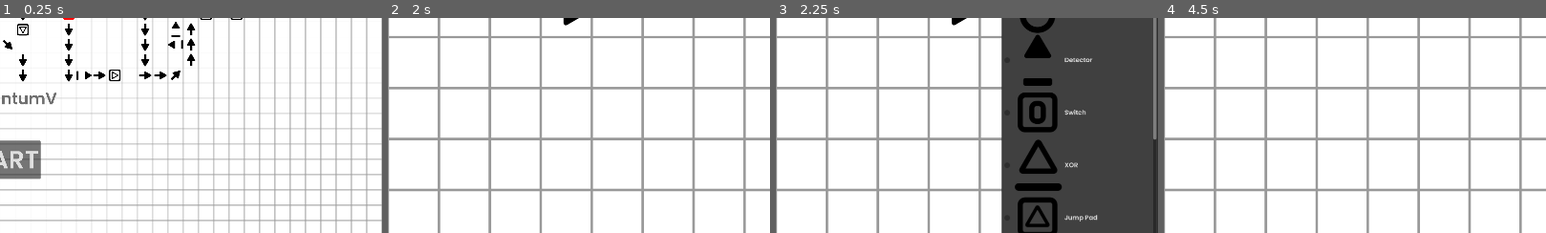
Above: before the commit, frames 1-4 (left to right).
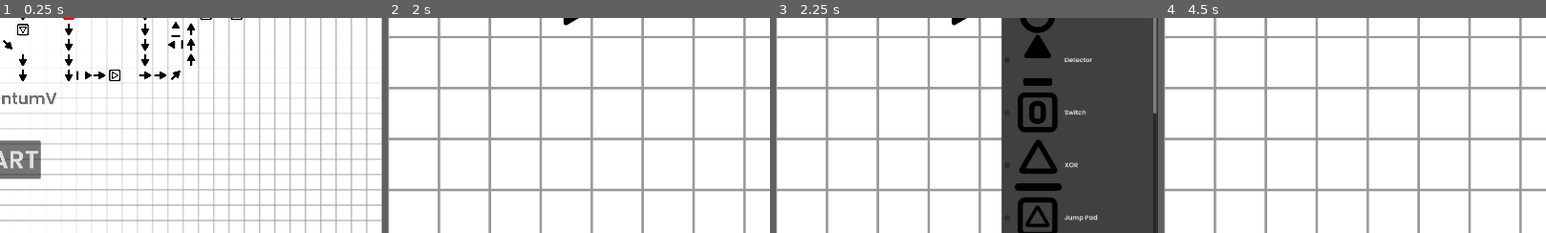
Above: after the commit, the same moments.

Repository: QuantumV2/SignalWorld
Game: Godot game, scene res://Scenes/TitleScreen.tscn
Same seed, same stepped clock (60 frames per second), same inputs: the game is played once before the commit and once after it.
Inputs (mouse positions are % of the whole screen's width and height, from its top left):
- Up to frame 1 (0.25 s): no input
- Up to frame 2 (2 s): click "START" at 0.5 s; tap Enter (enter) at 1.25 s; move the mouse to (72, 45) at 1.27 s; hold D (right) from 1.28 s (still down); hold Enter (enter) from 1.28 s (still down); click (72, 45) at 1.42 s
- Up to frame 3 (2.25 s): release D (right) at 2 s; release Enter (enter) at 2 s; click "Wire" at 2 s
- Up to frame 4 (4.5 s): click "Right" at 2.75 s; click "Generator" at 3.5 s; click "! Clear Grid !" at 4.25 s
The pictures show only the part of the screen within x 50-100%, y 46-96%; the shares and areas given below are measured in that part.

Frames 1-2 are identical in both runs. In frame 3, 0.1% of the frame differs, in the area x 98-100%, y 44-57%; in frame 4, nothing differs.

Commit message:
add flow cell (directionless cell)

Diff:
--- a/Images/tileset.svg
+++ b/Images/tileset.svg
@@ -28,9 +28,9 @@
    inkscape:pagecheckerboard="0"
    inkscape:deskcolor="#d1d1d1"
    showgrid="true"
-   inkscape:zoom="2.2677135"
-   inkscape:cx="273.84412"
-   inkscape:cy="245.84234"
+   inkscape:zoom="0.1767767"
+   inkscape:cx="-1510.3801"
+   inkscape:cy="-828.72914"
    inkscape:window-width="1920"
    inkscape:window-height="1017"
    inkscape:window-x="-8"
@@ -223,4 +223,100 @@
    d="m 195.4,344.8 c 3.6,-8.8 10.6,-13.2 21.2,-13.2 6.2,0 11.1,1.4 14.7,4.1 3.6,2.7 5.3,6.4 5.3,11.1 0,2.2 -0.5,4.2 -1 …(786 unchanged characters)…
    id="path20" />
 </g>
-</svg>
+<rect
+   style="fill:#000000;stroke:none;stroke-width:0.942396;stroke-opacity:0"
+   id="rect1"
+   width="94.914482"
+   height="15.868055"
+   x="586.6275"
+   y="-410.45737"
+   ry="7.9340277"
+   transform="matrix(0.70629793,0.70791471,-0.70629793,0.70791471,0,0)" /><rect
+   style="fill:#000000;stroke:none;stroke-width:0.942396;stroke-opacity:0"
+   id="rect1-3"
+   width="94.914482"
+   height="15.868055"
+   x="-410.26263"
+   y="586.47327"
+   ry="7.9340277"
+   transform="matrix(-0.70629793,0.70791471,0.70629793,0.70791471,0,0)" /><rect
+   style="fill:#000000;stroke:none;stroke-width:0.942396;stroke-opacity:0"
+   id="rect1-6"
+   width="94.914482"
+   height="15.868055"
+   x="315.25012"
+   y="-681.53229"
+   ry="7.9340277"
+   transform="matrix(0.70629793,-0.70791471,-0.70629793,-0.70791471,0,0)" /><rect
+   style="fill:#000000;stroke:none;stroke-width:0.942396;stroke-opacity:0"
+   id="rect1-3-5"
+   width="94.914482"
+   height="15.868055"
+   x="-681.33752"
+   y="315.09583"
+   ry="7.9340277"
+   transform="matrix(-0.70629793,-0.70791471,0.70629793,-0.70791471,0,0)" /><rect
+   style="fill:#000000;stroke:none;stroke-width:0.942396;stroke-opacity:0"
+   id="rect1-3-0"
+   width="94.914482"
+   height="15.868055"
+   x="-333.79355"
+   y="510.00934"
+   ry="7.9340277"
+   transform="matrix(-0.70629793,0.70791471,0.70629793,0.70791471,0,0)" /><rect
+   style="fill:#000000;stroke:none;stroke-width:0.942396;stroke-opacity:0"
+   id="rect1-3-5-4"
+   width="94.914482"
+   height="15.868055"
+   x="-604.8736"
+   y="238.62674"
+   ry="7.9340277"
+   transform="matrix(-0.70629793,-0.70791471,0.70629793,-0.70791471,0,0)" /><rect
+   style="fill:#000000;stroke:none;stroke-width:0.942396;stroke-opacity:0"
+   id="rect1-8-92"
+   width="94.914482"
+   height="15.868055"
+   x="663.06458"
+   y="-486.92892"
+   ry="7.9340277"
+   transform="matrix(0.70629793,0.70791471,-0.70629793,0.70791471,0,0)" /><rect
+   style="fill:#000000;stroke:none;stroke-width:0.942396;stroke-opacity:0"
+   id="rect1-6-3-43"
+   width="94.914482"
+   height="15.868055"
+   x="391.72165"
+   y="-757.96936"
+   ry="7.9340277"
+   transform="matrix(0.70629793,-0.70791471,-0.70629793,-0.70791471,0,0)" /><rect
+   style="fill:#000000;stroke:none;stroke-width:0.942396;stroke-opacity:0"
+   id="rect1-8-9"
+   width="94.914482"
+   height="15.868055"
+   x="510.48721"
+   y="-486.89975"
+   ry="7.9340277"
+   transform="matrix(0.70629793,0.70791471,-0.70629793,0.70791471,0,0)" /><rect
+   style="fill:#000000;stroke:none;stroke-width:0.942396;stroke-opacity:0"
+   id="rect1-3-0-1"
+   width="94.914482"
+   height="15.868055"
+   x="-486.70502"
+   y="510.33298"
+   ry="7.9340277"
+   transform="matrix(-0.70629793,0.70791471,0.70629793,0.70791471,0,0)" /><rect
+   style="fill:#000000;stroke:none;stroke-width:0.942396;stroke-opacity:0"
+   id="rect1-6-3-4-2"
+   width="94.914482"
+   height="15.868055"
+   x="238.95061"
+   y="-757.80957"
+   ry="7.9340277"
+   transform="matrix(0.70629793,-0.70791471,-0.70629793,-0.70791471,0,0)" /><rect
+   style="fill:#000000;stroke:none;stroke-width:0.942396;stroke-opacity:0"
+   id="rect1-3-5-4-7-5"
+   width="94.914482"
+   height="15.868055"
+   x="-757.61481"
+   y="238.79631"
+   ry="7.9340277"
+   transform="matrix(-0.70629793,-0.70791471,0.70629793,-0.70791471,0,0)" /></svg>
--- a/Images/tileset_alt.svg
+++ b/Images/tileset_alt.svg
@@ -10,7 +10,7 @@
    style="enable-background:new 0 0 1024 1024;"
    xml:space="preserve"
    sodipodi:docname="tileset_alt.svg"
-   inkscape:version="1.4 (86a8ad7, 2024-10-11)"
+   inkscape:version="1.3.2 (091e20e, 2023-11-25, custom)"
    xmlns:inkscape="http://www.inkscape.org/namespaces/inkscape"
    xmlns:sodipodi="http://sodipodi.sourceforge.net/DTD/sodipodi-0.dtd"
    xmlns="http://www.w3.org/2000/svg"
@@ -28,15 +28,15 @@
    inkscape:pagecheckerboard="0"
    inkscape:deskcolor="#d1d1d1"
    showgrid="true"
-   inkscape:zoom="3.2070312"
-   inkscape:cx="34.767357"
-   inkscape:cy="339.7223"
+   inkscape:zoom="0.28346419"
+   inkscape:cx="-659.69532"
+   inkscape:cy="343.95879"
    inkscape:window-width="1920"
-   inkscape:window-height="1027"
+   inkscape:window-height="1017"
    inkscape:window-x="-8"
    inkscape:window-y="-8"
    inkscape:window-maximized="1"
-   inkscape:current-layer="g21"><inkscape:grid
+   inkscape:current-layer="layer1"><inkscape:grid
      id="grid20"
      units="px"
      originx="0"
@@ -61,6 +61,17 @@
 	.st3{fill:none;stroke:#000000;stroke-width:15;stroke-miterlimit:10;}
 </style>
 <g
+   inkscape:groupmode="layer"
+   id="layer1"
+   inkscape:label="Layer 1"
+   style="enable-background:new 0 0 1024 1024;fill:#000000"><rect
+     style="fill:#000000;fill-opacity:0;stroke-opacity:0"
+     id="rect2"
+     width="1834.4469"
+     height="1421.6963"
+     x="-458.61172"
+     y="-88.194565"
+     ry="8.4190016" /></g><g
    id="g3"
    transform="translate(-8.062866,-9.207165)"
    style="stroke:#ffffff;stroke-opacity:1;fill:#ffffff;fill-opacity:1">
@@ -202,7 +213,103 @@
      width="11.999885"
      height="78.999245"
      id="rect12"
-     style="stroke-width:0.99999;stroke:#ffffff;stroke-opacity:1;fill:#ffffff;fill-opacity:1" /></g>
+     style="stroke-width:0.99999;stroke:#ffffff;stroke-opacity:1;fill:#ffffff;fill-opacity:1" /><rect
+     style="fill:#ffffff;stroke:none;stroke-width:0.959333;stroke-opacity:0;fill-opacity:1"
+     id="rect1"
+     width="96.620361"
+     height="16.153248"
+     x="599.54456"
+     y="-415.9657"
+     ry="8.0766239"
+     transform="matrix(0.69225705,0.72165101,-0.69225705,0.72165101,0,0)" /><rect
+     style="fill:#ffffff;stroke:none;stroke-width:0.959333;stroke-opacity:0;fill-opacity:1"
+     id="rect1-3"
+     width="96.620361"
+     height="16.153248"
+     x="-415.76746"
+     y="599.38757"
+     ry="8.0766239"
+     transform="matrix(-0.69225705,0.72165101,0.69225705,0.72165101,0,0)" /><rect
+     style="fill:#ffffff;stroke:none;stroke-width:0.959333;stroke-opacity:0;fill-opacity:1"
+     id="rect1-6"
+     width="96.620361"
+     height="16.153248"
+     x="319.0473"
+     y="-696.15503"
+     ry="8.0766239"
+     transform="matrix(0.69225705,-0.72165101,-0.69225705,-0.72165101,0,0)" /><rect
+     style="fill:#ffffff;stroke:none;stroke-width:0.959333;stroke-opacity:0;fill-opacity:1"
+     id="rect1-3-5"
+     width="96.620361"
+     height="16.153248"
+     x="-695.95679"
+     y="318.8902"
+     ry="8.0766239"
+     transform="matrix(-0.69225705,-0.72165101,0.69225705,-0.72165101,0,0)" /><rect
+     style="fill:#ffffff;stroke:none;stroke-width:0.959333;stroke-opacity:0;fill-opacity:1"
+     id="rect1-3-0"
+     width="96.620361"
+     height="16.153248"
+     x="-337.92401"
+     y="521.54895"
+     ry="8.0766239"
+     transform="matrix(-0.69225705,0.72165101,0.69225705,0.72165101,0,0)" /><rect
+     style="fill:#ffffff;stroke:none;stroke-width:0.959333;stroke-opacity:0;fill-opacity:1"
+     id="rect1-3-5-4"
+     width="96.620361"
+     height="16.153248"
+     x="-618.11853"
+     y="241.04672"
+     ry="8.0766239"
+     transform="matrix(-0.69225705,-0.72165101,0.69225705,-0.72165101,0,0)" /><rect
+     style="fill:#ffffff;stroke:none;stroke-width:0.959333;stroke-opacity:0;fill-opacity:1"
+     id="rect1-8-92"
+     width="96.620361"
+     height="16.153248"
+     x="677.35535"
+     y="-493.81165"
+     ry="8.0766239"
+     transform="matrix(0.69225705,0.72165101,-0.69225705,0.72165101,0,0)" /><rect
+     style="fill:#ffffff;stroke:none;stroke-width:0.959333;stroke-opacity:0;fill-opacity:1"
+     id="rect1-6-3-43"
+     width="96.620361"
+     height="16.153248"
+     x="396.89325"
+     y="-773.96594"
+     ry="8.0766239"
+     transform="matrix(0.69225705,-0.72165101,-0.69225705,-0.72165101,0,0)" /><rect
+     style="fill:#ffffff;stroke:none;stroke-width:0.959333;stroke-opacity:0;fill-opacity:1"
+     id="rect1-8-9"
+     width="96.620361"
+     height="16.153248"
+     x="522.03546"
+     y="-493.78192"
+     ry="8.0766239"
+     transform="matrix(0.69225705,0.72165101,-0.69225705,0.72165101,0,0)" /><rect
+     style="fill:#ffffff;stroke:none;stroke-width:0.959333;stroke-opacity:0;fill-opacity:1"
+     id="rect1-3-0-1"
+     width="96.620361"
+     height="16.153248"
+     x="-493.58368"
+     y="521.87848"
+     ry="8.0766239"
+     transform="matrix(-0.69225705,0.72165101,0.69225705,0.72165101,0,0)" /><rect
+     style="fill:#ffffff;stroke:none;stroke-width:0.959333;stroke-opacity:0;fill-opacity:1"
+     id="rect1-6-3-4-2"
+     width="96.620361"
+     height="16.153248"
+     x="241.37643"
+     y="-773.80322"
+     ry="8.0766239"
+     transform="matrix(0.69225705,-0.72165101,-0.69225705,-0.72165101,0,0)" /><rect
+     style="fill:#ffffff;stroke:none;stroke-width:0.959333;stroke-opacity:0;fill-opacity:1"
+     id="rect1-3-5-4-7-5"
+     width="96.620361"
+     height="16.153248"
+     x="-773.60498"
+     y="241.21933"
+     ry="8.0766239"
+     transform="matrix(-0.69225705,-0.72165101,0.69225705,-0.72165101,0,0)" /></g>
 <circle
    class="st3"
    cx="448.18304"
--- a/Scenes/game.tscn
+++ b/Scenes/game.tscn
@@ -57,6 +57,10 @@
 atlas = ExtResource("6_4k7gr")
 region = Rect2(256, 256, 128, 128)
 
+[sub_resource type="AtlasTexture" id="AtlasTexture_m7y3w"]
+atlas = ExtResource("6_4k7gr")
+region = Rect2(640, 128, 128, 128)
+
 [sub_resource type="AtlasTexture" id="AtlasTexture_bel8f"]
 atlas = ExtResource("6_58r07")
 region = Rect2(0, 0, 16, 16)
@@ -107,7 +111,7 @@
 theme = ExtResource("7_mosdc")
 theme_override_font_sizes/font_size = 37
 selected = 0
-item_count = 11
+item_count = 12
 popup/item_0/text = "Wire"
 popup/item_0/icon = SubResource("AtlasTexture_8bnvh")
 popup/item_1/text = "Generator"
@@ -140,6 +144,9 @@
 popup/item_10/text = "Angled Wire"
 popup/item_10/icon = SubResource("AtlasTexture_c4ma4")
 popup/item_10/id = 10
+popup/item_11/text = "Flow"
+popup/item_11/icon = SubResource("AtlasTexture_m7y3w")
+popup/item_11/id = 11
 
 [node name="ColorOptions" type="OptionButton" parent="UI/Control"]
 unique_name_in_owner = true
--- a/Scripts/GameHandler.gd
+++ b/Scripts/GameHandler.gd
@@ -14,6 +14,8 @@
 	Global.CellTypes.AND: do_AND_cell,
 	Global.CellTypes.XOR: do_XOR_cell,
 	Global.CellTypes.AngledWire: do_angledwire_cell,
+
+	Global.CellTypes.Flow: do_wire_cell,
 }
 
 var paused = false;
@@ -236,7 +238,7 @@
 	var ny = y + dir.y
 
 	if is_valid_cell(nx, ny, curr_grid):
-		set_grid_cell_power(next_grid, nx, ny, 3)
+		set_grid_cell_power(next_grid, nx, ny, 3, curr_cell['rotation'])
 
 	if next_grid[x][y]['powered'] != 3:
 		next_grid[x][y]['powered'] = 0
@@ -251,10 +253,11 @@
 	var ny = y + dir.y
 
 	if is_valid_cell(nx, ny, curr_grid):
-		set_grid_cell_power(next_grid, nx, ny, 3)
+		set_grid_cell_power(next_grid, nx, ny, 3,curr_cell['rotation'] )
 
 	if next_grid[x][y]['powered'] != 3:
 		next_grid[x][y]['powered'] = 0
+
 
 func is_valid_cell(x, y, grid) -> bool:
 	if x < 0 or x >= grid.size() or y < 0 or y >= grid[0].size() or grid[x][y] == null:
@@ -276,7 +279,7 @@
 func do_generator_cell(curr_cell: Dictionary, x: int, y: int) -> void:
 	if not curr_cell['powered']:
 		return
-	for dir in [Vector2i.UP, Vector2i.RIGHT, Vector2i.DOWN, Vector2i.LEFT]:
+	for dir in DIRECTIONS:
 		var nx = x + dir.x
 		var ny = y + dir.y
 
@@ -285,7 +288,7 @@
 
 func do_AND_cell(curr_cell, x, y) -> void:
 	var powered_neighbors = 0
-
+	var rot = curr_cell['rotation']
 	var total_neighbors = 0
 
 	for i in range(DIRECTIONS.size()):
@@ -298,12 +301,12 @@
 				powered_neighbors += 1
 
 	if powered_neighbors == total_neighbors:
-		var output_dir = DIRECTIONS[int(curr_cell['rotation'] / 90)]
+		var output_dir = DIRECTIONS[int(rot / 90)]
 		var ox = x + output_dir.x
 		var oy = y + output_dir.y
 		if is_valid_cell(ox, oy, curr_grid):
 			set_grid_cell_power(next_grid, x, y, 3)
-			set_grid_cell_power(next_grid, ox, oy, 3)
+			set_grid_cell_power(next_grid, ox, oy, 3, rot)
 		else:
 			next_grid[x][y]['powered'] = 0
 	else:
@@ -313,7 +316,7 @@
 
 func do_XOR_cell(curr_cell, x, y):
 	var powered_neighbors = 0
-
+	var rot = curr_cell['rotation']
 	for i in range(DIRECTIONS.size()):
 		var dir = DIRECTIONS[i]
 		var nx = x + dir.x
@@ -329,12 +332,12 @@
 					return null;
 
 	if powered_neighbors == 1:
-		var output_dir = DIRECTIONS[int(curr_cell['rotation'] / 90)]
+		var output_dir = DIRECTIONS[int(rot / 90)]
 		var ox = x + output_dir.x
 		var oy = y + output_dir.y
 		if is_valid_cell(ox, oy, curr_grid):
 			set_grid_cell_power(next_grid, x, y, 3)
-			set_grid_cell_power(next_grid, ox, oy, 3)
+			set_grid_cell_power(next_grid, ox, oy, 3, rot)
 		else:
 			next_grid[x][y]['powered'] = 0
 	else:
@@ -358,9 +361,11 @@
 	if turn_off_if_invalid(x,y):
 		return
 
-func set_grid_cell_power(grid: Array, x:int,y:int, power:int) -> void:
+func set_grid_cell_power(grid: Array, x:int,y:int, power:int, rotation:int=0) -> void:
 	if grid[x][y]['powered'] != 2:
 		grid[x][y]['powered'] = power
+	if grid[x][y]['type'] == Global.CellTypes.Flow:
+		grid[x][y]['rotation'] = rotation
 	#var effect = AudioServer.get_bus_effect(1, 0)
 	#effect.pitch_scale = (grid[x][y]['type'] + 1) / 5
 	#%CellMap/ChangeStateSound.play()
@@ -376,7 +381,7 @@
 		var nx = x + (dir.x)
 		var ny = y + (dir.y)
 		if is_valid_cell(nx,ny,curr_grid):
-			set_grid_cell_power(next_grid, nx, ny, 3)
+			set_grid_cell_power(next_grid, nx, ny, 3, curr_cell['rotation'])
 	if curr_cell['powered'] == 1:
 		next_grid[x][y]['powered'] = 2
 
@@ -392,7 +397,7 @@
 	var nx = x + (dir.x*2)
 	var ny = y + (dir.y*2)
 	if is_valid_cell(nx,ny,curr_grid):
-		set_grid_cell_power(next_grid, nx, ny, 3)
+		set_grid_cell_power(next_grid, nx, ny, 3, curr_cell['rotation'])
 
 func do_detector_cell(curr_cell, x, y) -> void:
 
@@ -405,7 +410,7 @@
 	var by = y - (dir.y)
 	if is_valid_cell(bx,by,curr_grid):
 		if curr_grid[bx][by]['powered']:
-			set_grid_cell_power(next_grid, x, y, 3)
+			set_grid_cell_power(next_grid, x, y, 3, curr_cell['rotation'])
 
 			#next_grid[bx][by]['powered'] = 0
 			#next_grid[nx][ny]['powered'] = 1
--- a/Scripts/Global.gd
+++ b/Scripts/Global.gd
@@ -105,6 +105,7 @@
 	&"Blocker":8,
 	&"Randomizer":9,
 	&"AngledWire":10,
+	&"Flow":11,
 }
 
 func is_base64_gzip_deflated(base64_string: String) -> bool:
@@ -138,6 +139,7 @@
 	8:Vector2i(0,2),
 	9:Vector2i(1,2),
 	10:Vector2i(2,2),
+	11:Vector2i(5,1),
 }
 
 const PowerTypes : Dictionary = {
--- a/Tilesets/alt_cell_tileset.tres
+++ b/Tilesets/alt_cell_tileset.tres
@@ -27,6 +27,8 @@
 1:2/0/custom_data_0 = &"Randomizer"
 2:2/0 = 0
 2:2/0/custom_data_0 = &"AngledWire"
+5:1/0 = 0
+5:1/0/custom_data_0 = &"Flow"
 
 [resource]
 tile_size = Vector2i(128, 128)
--- a/Tilesets/cell_tileset.tres
+++ b/Tilesets/cell_tileset.tres
@@ -27,6 +27,8 @@
 1:2/0/custom_data_0 = &"Randomizer"
 2:2/0 = 0
 2:2/0/custom_data_0 = &"AngledWire"
+5:1/0 = 0
+5:1/0/custom_data_0 = &"Flow"
 
 [resource]
 tile_size = Vector2i(128, 128)
Not shown: 1 places in Scenes/game.tscn that only renumber resources
Not shown: 1 places in Tilesets/alt_cell_tileset.tres that only renumber resources
